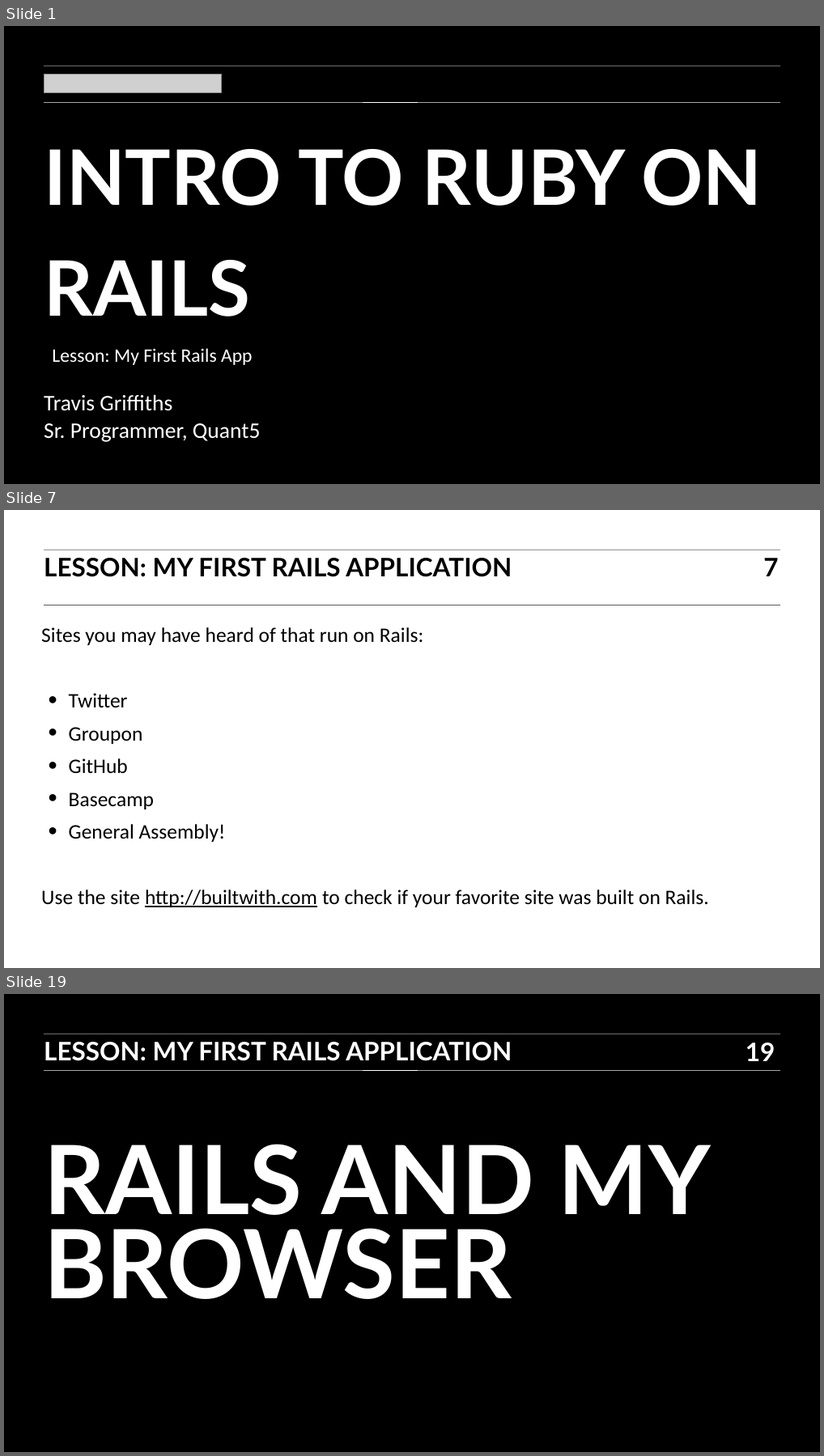
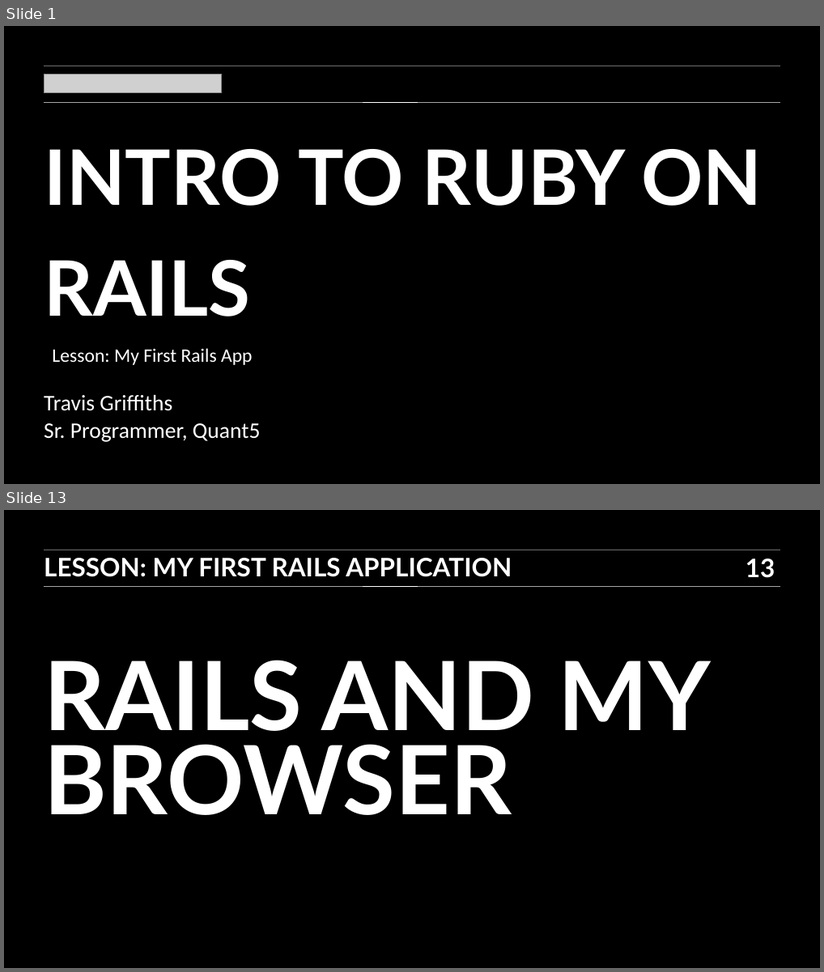
Before and after one commit to TravisGriffiths/ITR-BOS-01, a slide deck: Slides/07_ITR_slides.ppt. Shown one above the other, each under a label of ours: slides 1, 7 and 19 before the commit, slides 1 and 13 after it; the slides between them are not shown. The pictures are 824x1456 and 824x972 pixels, drawn with LibreOffice and Linux fonts; fonts in the diff are those of the drawing; grey boxes stand for pictures. Boxes give left, top, right and bottom in pixels: in the first picture for what was removed or moved away, otherwise in the second. Text is boxed around its words. In the diff, an @@ line names an element or a change of style, - is before the commit and + after.

```diff
--- a/Slides/07_ITR_slides.ppt
+++ b/Slides/07_ITR_slides.ppt
@@ slide 7 removed at (4, 510, 820, 968), background #FFFFFF @@
@@ line removed from (44, 550) to (781, 550) @@
@@ text removed at (44, 558, 512, 577) @@
-LESSON: MY FIRST RAILS APPLICATION
@@ page number removed at (764, 558, 778, 576) @@
-7
@@ line removed from (44, 606) to (781, 606) @@
@@ text removed at (41, 627, 710, 908) @@
-Sites you may have heard of that run on Rails:
-• Twitter
-• Groupon
-• GitHub
-• Basecamp
-• General Assembly!
-Use the site http://builtwith.com to check if your favorite site was built on Rails.
@@ what was slide 19 is now slide 13 @@
@@ page number at (746, 559, 776, 578): text changed @@
-19
+13
```
Also in this commit, not shown: 2 slides changed, 10 slides added, 15 other slides removed, 7 other files.
